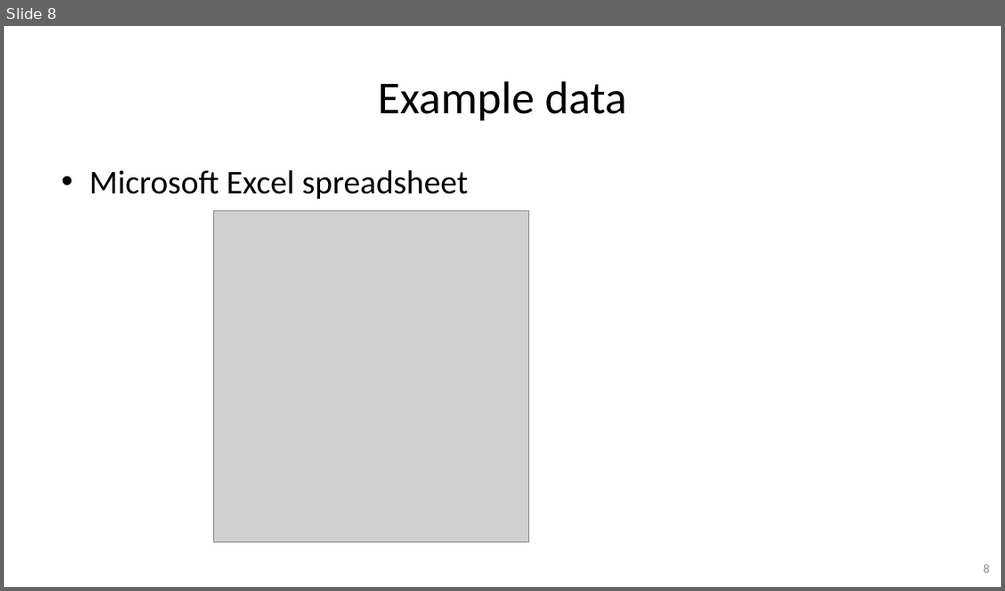
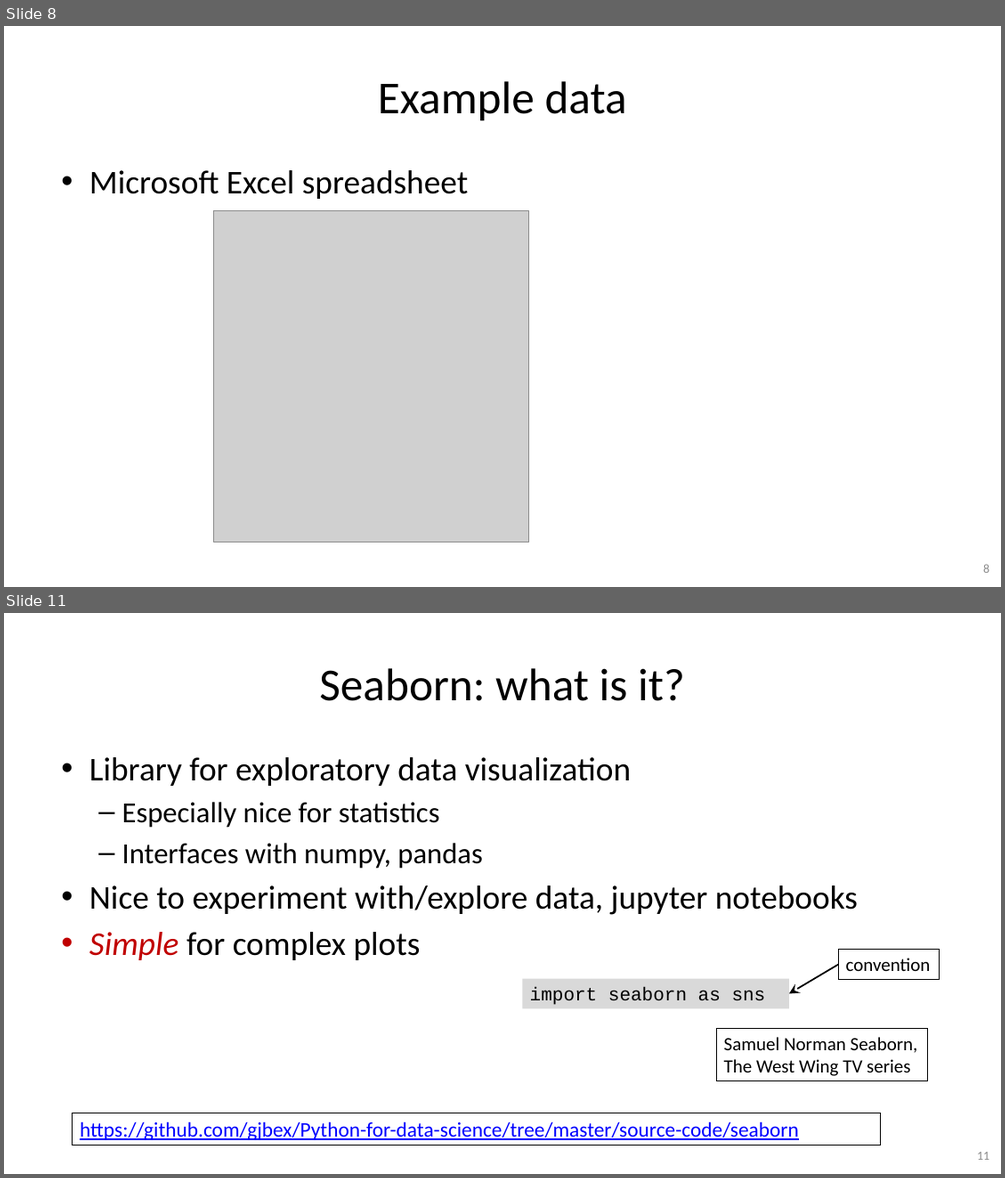
Before and after one commit to gjbex/Python-for-data-science, a slide deck: python_for_data_science.pptx. Shown one above the other, each under a label of ours: slide 8 before the commit, slides 8 and 11 after it; the slides between them are not shown. The pictures are 1005x591 and 1005x1178 pixels, drawn with LibreOffice and Linux fonts; fonts in the diff are those of the drawing; grey boxes stand for pictures. Boxes give left, top, right and bottom in pixels: in the first picture for what was removed or moved away, otherwise in the second. Text is boxed around its words. In the diff, an @@ line names an element or a change of style, - is before the commit and + after.

Commit message:
Update slides
* Remove most of pandas slides, use notebook
* Remove outdatted HoloViews slides, use notebook
* Add references to material on Seaborn
* Add reference to materail on Altair
* Replace HoloViews section by visualization section
* Add references to NetworkX and Xarray libraries

```diff
--- a/python_for_data_science.pptx
+++ b/python_for_data_science.pptx
@@ slide 11 added at [4, 613, 1001, 1174], background #FFFFFF @@
@@ title added at [319, 668, 685, 701], 44 pt, text #000000 @@
+Seaborn: what is it?
@@ text added at [89, 757, 858, 960], 32 pt, text #000000 @@
+• Library for exploratory data visualization
+  – Especially nice for statistics
+  – Interfaces with numpy, pandas
+• Nice to experiment with/explore data, jupyter notebooks
+• Simple for complex plots
@@ rectangle added at [839, 949, 939, 980], outline #000000 0.75 pt, 18 pt, text #000000 @@
+convention
@@ rectangle added at [522, 979, 789, 1008], fill #D9D9D9, 18 pt, text #000000 @@
+import seaborn as sns
@@ arrow added from (839, 965) to (789, 994), #000000 1.5 pt @@
@@ rectangle added at [717, 1029, 928, 1082], outline #000000 0.75 pt, 18 pt, text #000000 @@
+Samuel Norman Seaborn,
+The West Wing TV series
@@ rectangle added at [72, 1112, 881, 1145], outline #000000 0.75 pt, 20 pt, text #0000FF, underline @@
+https://github.com/gjbex/Python-for-data-science/tree/master/source-code/seaborn
@@ page number added at [977, 1151, 989, 1159], 12 pt, text #8C8C8C @@
+11
```
Also in this commit, not shown: 6 slides changed, 4 other slides added, 20 slides removed.
